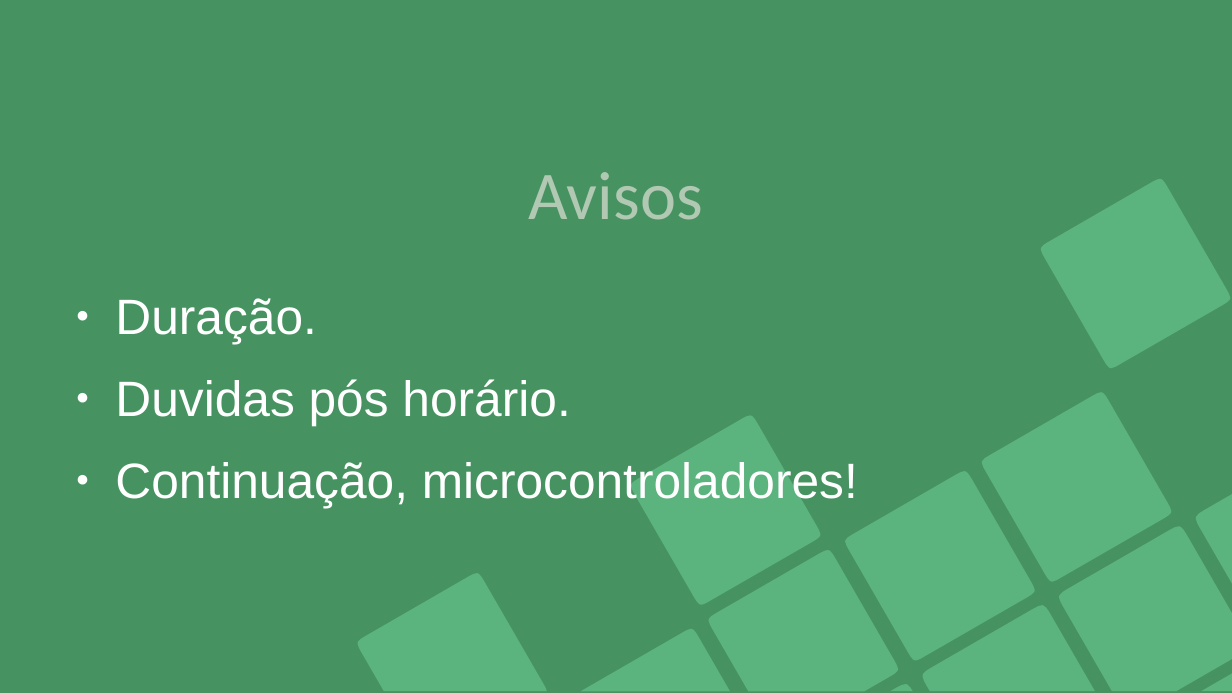
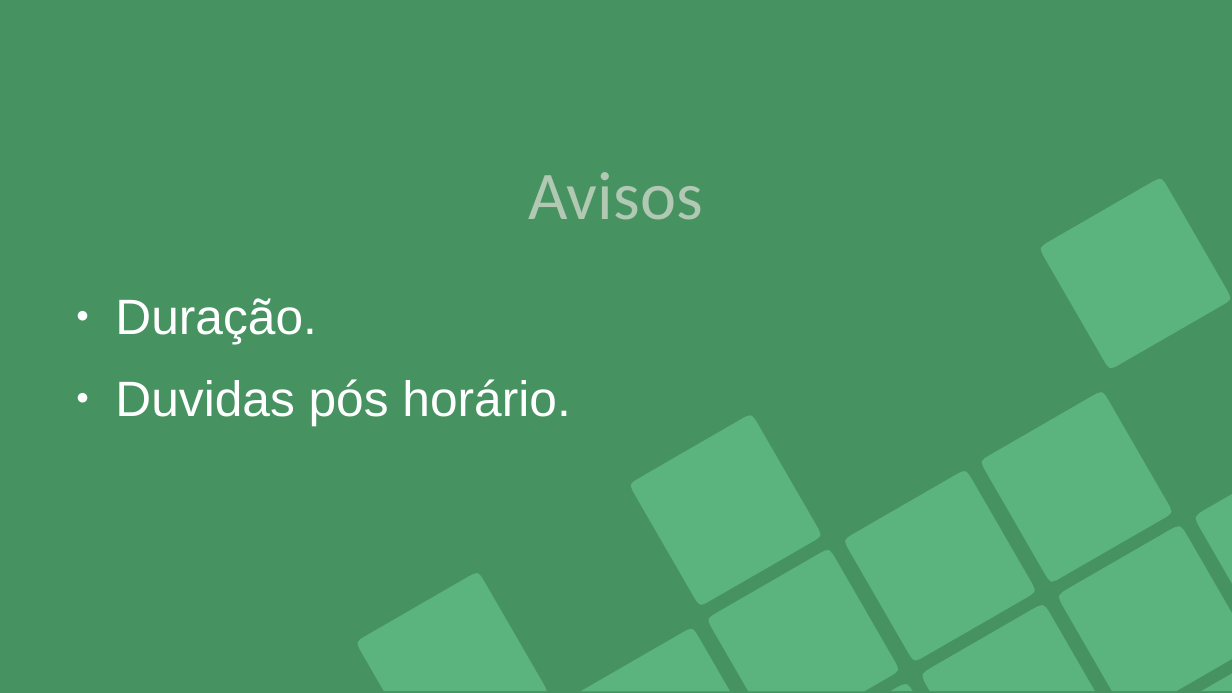
Before and after one commit to Joao-Peterson/Workshop_C, a slide deck: slide 3 of material_visual/Workshop_C_intermediario.odp. Drawn at 1232x693 pixels with LibreOffice and Linux fonts; fonts in the diff are those of the drawing. Boxes give left, top, right and bottom in pixels: in the first picture for what was removed or moved away, otherwise in the second. Text is boxed around its words. In the diff, an @@ line names an element or a change of style, - is before the commit and + after.

```diff
--- a/material_visual/Workshop_C_intermediario.odp
+++ b/material_visual/Workshop_C_intermediario.odp
@@ text at [115,462,858,507]: paragraph removed @@
-● Continuação, microcontroladores!
```
Also in this commit, not shown: 2 other slides changed, 11 other files.
